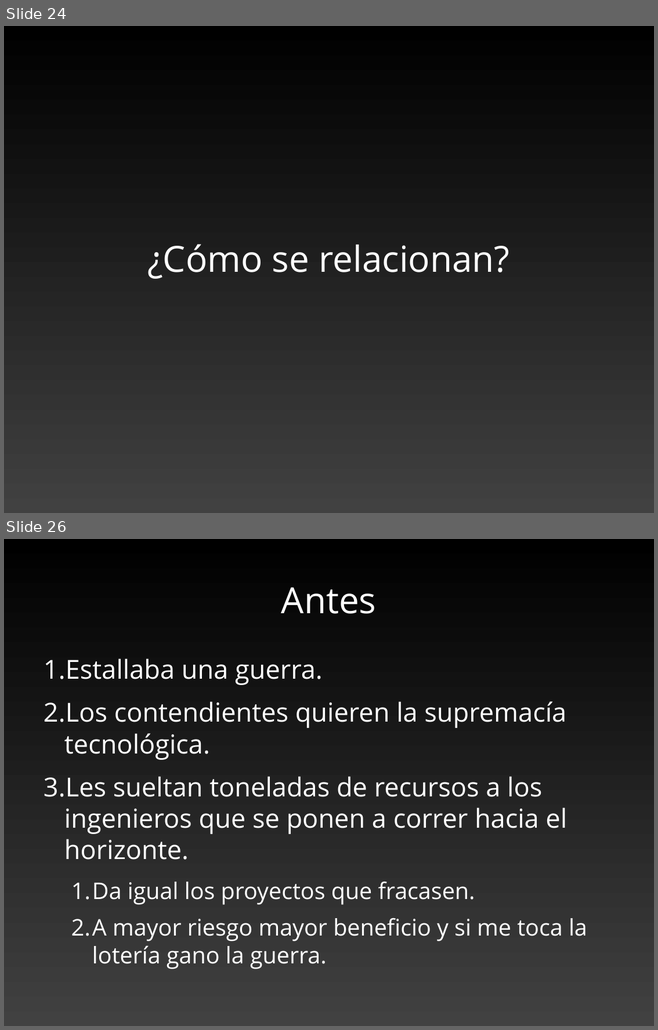
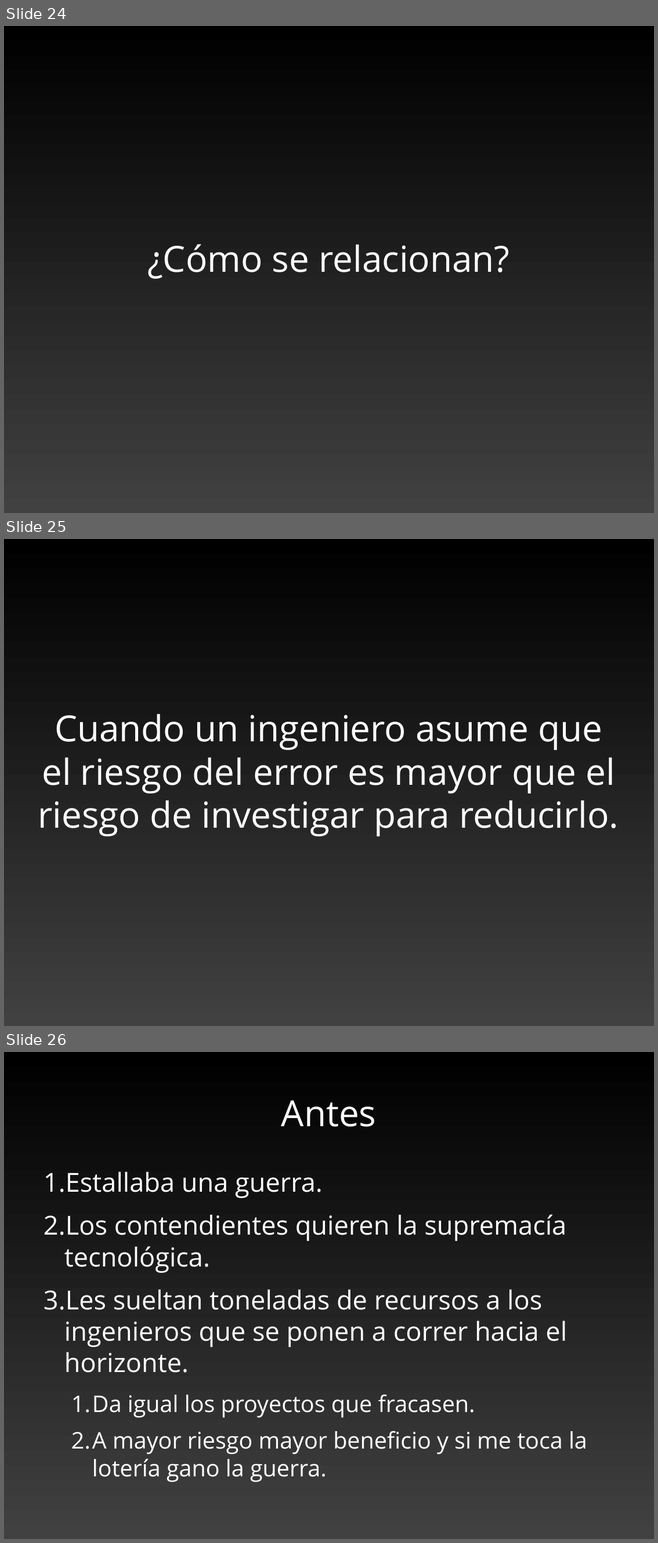
Before and after one commit to guillemborrell/CursoScripting, a slide deck: clases/valencia_2010/valencia_global.odp. Shown one above the other, each under a label of ours: slides 24 and 26 before the commit, slides 24, 25 and 26 after it; the slides between them are not shown. The pictures are 658x1030 and 658x1543 pixels, drawn with LibreOffice and Linux fonts; fonts in the diff are those of the drawing. Boxes give left, top, right and bottom in pixels: in the first picture for what was removed or moved away, otherwise in the second. Text is boxed around its words. In the diff, an @@ line names an element or a change of style, - is before the commit and + after.

```diff
--- a/clases/valencia_2010/valencia_global.odp
+++ b/clases/valencia_2010/valencia_global.odp
@@ slide 25 added at box(4, 539, 654, 1026), background gradient #000000 to #414141 @@
@@ title added at box(38, 714, 618, 837), 44 pt, text #FFFFFF @@
+Cuando un ingeniero asume que el riesgo del error es mayor que el riesgo de investigar para reducirlo.
```
Also in this commit, not shown: 1 slide changed, 1 slide removed, 1 other file.
